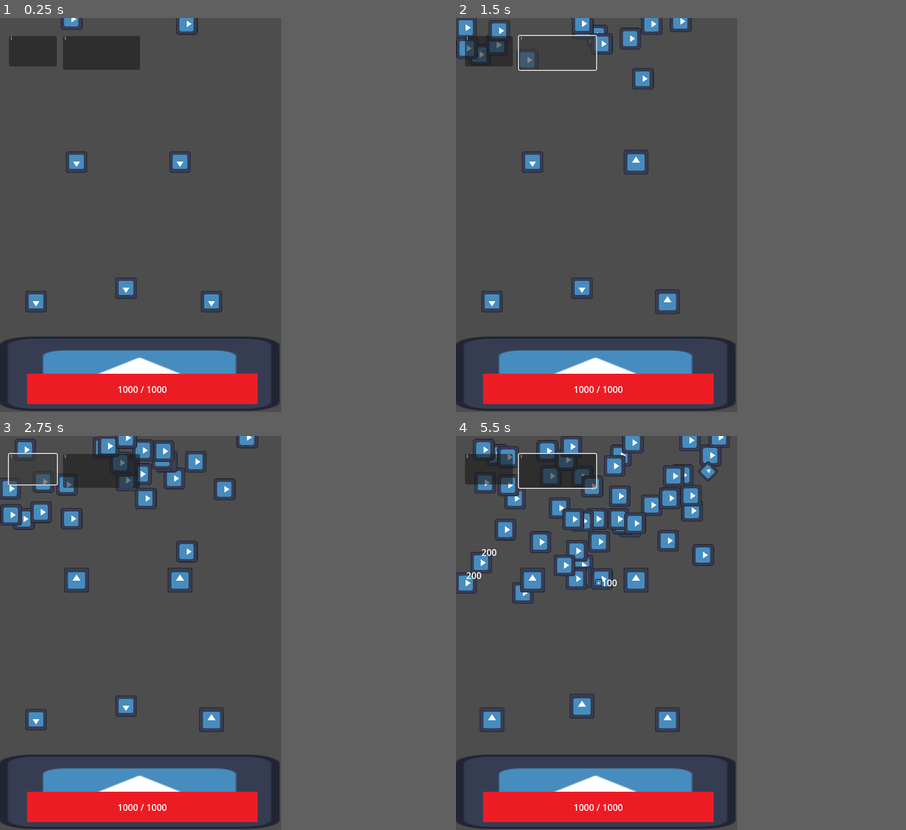
Above: before the commit, frames 1-4 (two rows, left to right).
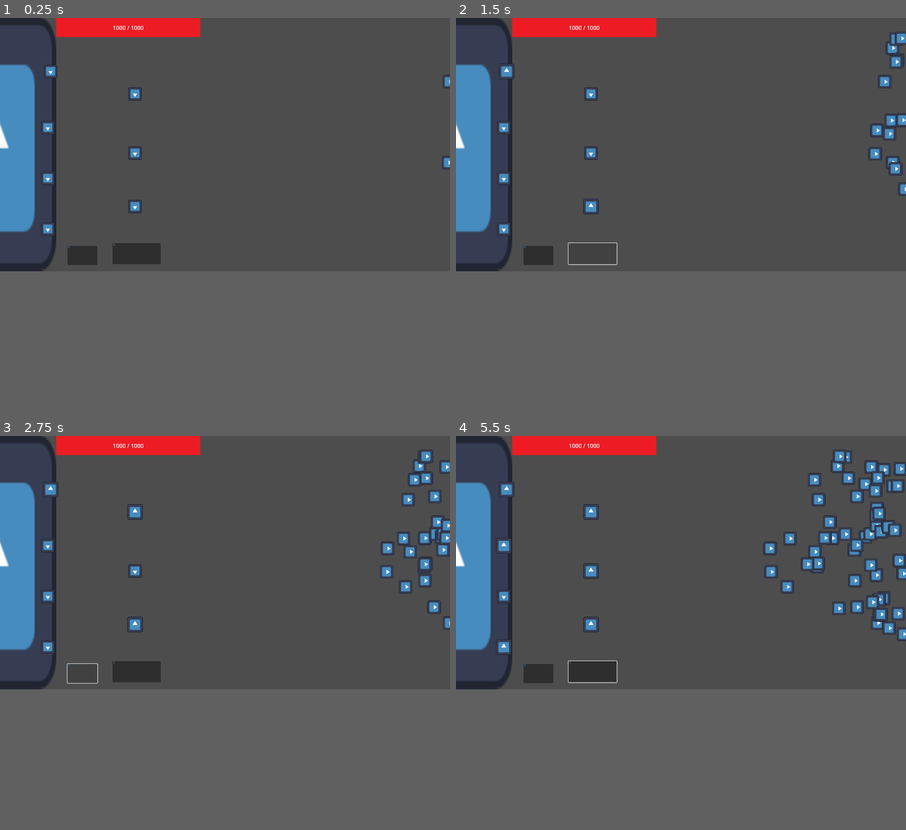
Above: after the commit, the same moments.

Repository: Chet-afk/tower-def
Game: Godot game, scene res://main.tscn
The game is run twice, just before and just after one commit, with the same random seed, the same clock (stepped at 60 frames per second) and the same inputs. The engine's default icon, where the game draws it, is replaced by a stand-in: a white triangle on a blue panel in a dark square.
Inputs (mouse positions are in pixels of both pictures, inside the frame that each line leads up to; where the layout moved, square brackets give the same spot in the first picture):
- Up to frame 1 (0.25 s): no input
- Up to frame 2 (1.5 s): click (505, 388) [487, 49] at 0.5 s; click (541, 384) [559, 53] at 1.25 s
- Up to frame 3 (2.75 s): click (49, 806) [31, 467] at 2 s
- Up to frame 4 (5.5 s): click (541, 802) [559, 471] at 2.75 s; click (505, 806) [487, 467] at 3.5 s; click (541, 802) [559, 471] at 4.25 s; move the mouse to (667, 719) at 5.02 s; press the mouse at (667, 719) at 5.03 s
In our replay, the window is 500x700 before the commit and 800x450 after it. These sizes can differ from the game's own. Grey fills any space a smaller window leaves; there, only what the larger window draws over its background counts as a difference.

The runs differ from the first frame. In frame 1, 18% of the frame differs, in the area x 0-100%, y 0-100%; in frame 2, 18%; in frame 3, 20%; in frame 4, 25%.

Commit message:
swapped logic to horizontal instead of vertical

Diff:
--- a/tower_def/Units/PlayerUnit.gd
+++ b/tower_def/Units/PlayerUnit.gd
@@ -21,7 +21,7 @@
 
 # Targetting variables
 var enemies_in_range: Array[Node2D] = []
-var enemy_to_target: = Vector2(0,0)
+var enemy_to_target: = Vector2(1280,0)
 
 # Getters
 func get_atk_speed() -> float:
@@ -131,11 +131,11 @@
 	if enemies_in_range.is_empty():
 		return
 
-	var lowest : Vector2 = Vector2(0,0)
+	var closest_to_zero: Vector2 = Vector2(1280,0)
 	for enemy in enemies_in_range:
-		if lowest.y < enemy.position.y:
-			lowest = enemy.position
-	enemy_to_target = lowest
+		if enemy.position.x < closest_to_zero.x:
+			closest_to_zero = enemy.position
+	enemy_to_target = closest_to_zero
 
 func create_attack():
 	# Each inherited unit will create its own attack
--- a/tower_def/Units/enemy.gd
+++ b/tower_def/Units/enemy.gd
@@ -10,7 +10,7 @@
 # Called when the node enters the scene tree for the first time.
 func _ready():
 	# Eventually create enums to randomly select from for speed
-	self.set_velocity(Vector2(0,randi_range(25,80)))
+	self.set_velocity(Vector2(randi_range(-25,-80),0))
 	self.hp = randi_range(100,500)
 
 
--- a/tower_def/Units/wall.tscn
+++ b/tower_def/Units/wall.tscn
@@ -5,26 +5,30 @@
 [ext_resource type="Texture2D" uid="uid://jv1qjyytx42h" path="res://UI/HP.png" id="3_2klu0"]
 
 [sub_resource type="RectangleShape2D" id="RectangleShape2D_ja6vu"]
-size = Vector2(499, 133)
+size = Vector2(393.5, 722.5)
 
 [node name="Wall" type="StaticBody2D"]
+position = Vector2(56, 64)
 collision_layer = 2
 collision_mask = 0
 script = ExtResource("1_dgjfy")
 
 [node name="Sprite2D" type="Sprite2D" parent="."]
-position = Vector2(7.62939e-06, 0)
-scale = Vector2(3.89844, 1.03516)
+position = Vector2(-52.7501, 294.875)
+scale = Vector2(3.07422, 5.64258)
 texture = ExtResource("1_6nph5")
 
 [node name="CollisionShape2D" type="CollisionShape2D" parent="."]
+position = Vector2(-52.75, 294.75)
 shape = SubResource("RectangleShape2D_ja6vu")
 
 [node name="HPBar" type="TextureProgressBar" parent="."]
-offset_left = -200.0
-offset_right = 210.0
-offset_bottom = 54.0
+offset_left = 144.0
+offset_top = -64.0
+offset_right = 554.0
+offset_bottom = -10.0
 texture_progress = ExtResource("3_2klu0")
+metadata/_edit_use_anchors_ = true
 
 [node name="HPNum" type="Label" parent="HPBar"]
 layout_mode = 1
@@ -39,3 +43,4 @@
 offset_bottom = 11.5
 grow_horizontal = 2
 grow_vertical = 2
+metadata/_edit_use_anchors_ = true
--- a/tower_def/main.gd
+++ b/tower_def/main.gd
@@ -16,7 +16,6 @@
 	spawner.progress_ratio = randf()
 
 	new_enemy.position = spawner.position
-
 	add_child(new_enemy)
 
 func _on_unit_spawned(unit: player_unit_base):
--- a/tower_def/main.tscn
+++ b/tower_def/main.tscn
@@ -12,7 +12,7 @@
 
 [sub_resource type="Curve2D" id="Curve2D_1kf2a"]
 _data = {
-"points": PackedVector2Array(0, 0, 0, 0, 16, 0, 0, 0, 0, 0, 472, 0)
+"points": PackedVector2Array(0, 0, 0, 0, 1280, 56, 0, 0, 0, 0, 1280, 568)
 }
 point_count = 2
 
@@ -27,49 +27,57 @@
 layer = 10
 
 [node name="tower_spawner" parent="UI" instance=ExtResource("5_5ytty")]
-offset_left = 16.0
-offset_top = 32.0
-offset_right = 101.0
-offset_bottom = 86.0
+offset_left = 192.0
+offset_top = 648.0
+offset_right = 277.0
+offset_bottom = 702.0
 unit = ExtResource("6_13h1d")
 
 [node name="tower_spawner2" parent="UI" instance=ExtResource("5_5ytty")]
-offset_left = 112.0
-offset_top = 32.0
-offset_right = 249.0
-offset_bottom = 92.0
+offset_left = 320.0
+offset_top = 640.0
+offset_right = 457.0
+offset_bottom = 700.0
 unit = ExtResource("7_wx8vu")
 
 [node name="PlayerLayer" type="CanvasLayer" parent="."]
 
 [node name="Wall" parent="PlayerLayer" instance=ExtResource("9_w8n04")]
-position = Vector2(248, 632)
+position = Vector2(16, 64)
 collision_layer = 4
 
 [node name="Trash" parent="PlayerLayer" instance=ExtResource("8_i8y2a")]
 visible = false
-position = Vector2(448, 64)
+position = Vector2(520, 24)
 
 [node name="Placement5" parent="PlayerLayer" instance=ExtResource("3_24vqi")]
-position = Vector2(376, 504)
+position = Vector2(384, 536)
 
 [node name="Placement3" parent="PlayerLayer" instance=ExtResource("3_24vqi")]
-position = Vector2(320, 256)
+position = Vector2(144, 152)
 
 [node name="Placement2" parent="PlayerLayer" instance=ExtResource("3_24vqi")]
-position = Vector2(136, 256)
+position = Vector2(384, 216)
 
 [node name="Placement4" parent="PlayerLayer" instance=ExtResource("3_24vqi")]
-position = Vector2(224, 480)
+position = Vector2(136, 312)
 
 [node name="Placement" parent="PlayerLayer" instance=ExtResource("3_24vqi")]
-position = Vector2(64, 504)
+position = Vector2(384, 384)
+
+[node name="Placement7" parent="PlayerLayer" instance=ExtResource("3_24vqi")]
+position = Vector2(136, 600)
+
+[node name="Placement6" parent="PlayerLayer" instance=ExtResource("3_24vqi")]
+position = Vector2(136, 456)
 
 [node name="SpawnPath" type="Path2D" parent="."]
+position = Vector2(0, 8)
 curve = SubResource("Curve2D_1kf2a")
 
 [node name="Spawner" type="PathFollow2D" parent="SpawnPath"]
-position = Vector2(16, 0)
+position = Vector2(1280, 56)
+rotation = 1.5708
 
 [node name="MobSpawn" type="Timer" parent="."]
 wait_time = 0.1
--- a/tower_def/project.godot
+++ b/tower_def/project.godot
@@ -17,8 +17,8 @@
 
 [display]
 
-window/size/viewport_width=500
-window/size/viewport_height=700
+window/size/viewport_width=1280
+window/size/viewport_height=720
 window/size/resizable=false
 
 [input]
